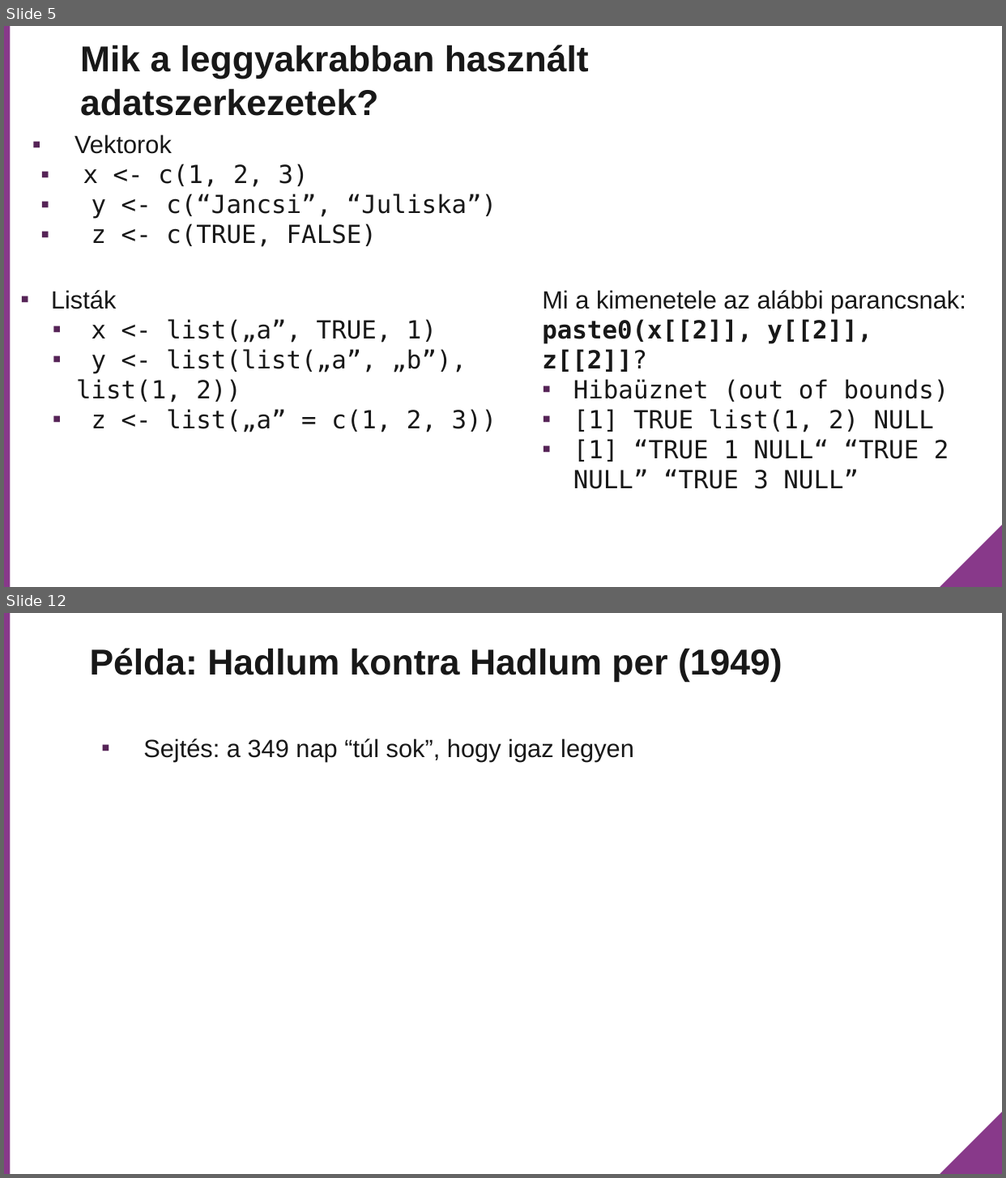
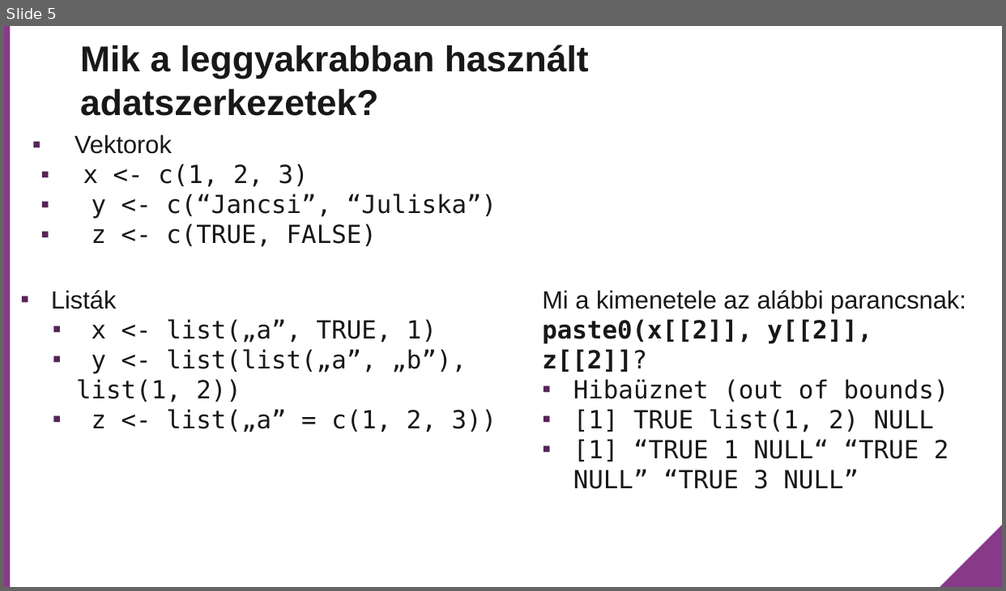
Before and after one commit to rladies/meetup-presentations_budapest, a slide deck: Meetup_2018_03_09/Data structures and loops/ppt/Adatszerkezetek.pptx. Shown one above the other, each under a label of ours: slides 5 and 12 before the commit, slide 5 after it; the slides between them are not shown. The pictures are 1006x1178 and 1006x591 pixels, drawn with LibreOffice and Linux fonts; fonts in the diff are those of the drawing; background and template pictures are left out. Boxes give left, top, right and bottom in pixels: in the first picture for what was removed or moved away, otherwise in the second. Text is boxed around its words. In the diff, an @@ line names an element or a change of style, - is before the commit and + after.

```diff
--- a/Meetup_2018_03_09/Data structures and loops/ppt/Adatszerkezetek.pptx
+++ b/Meetup_2018_03_09/Data structures and loops/ppt/Adatszerkezetek.pptx
@@ slide 12 removed at [4, 613, 1002, 1174], background #FFFFFF; not listed: 2 template elements that a slide beside it also shows @@
@@ title removed at [90, 648, 782, 682] @@
-Példa: Hadlum kontra Hadlum per (1949)
@@ text removed at [143, 739, 634, 761] @@
-▪ Sejtés: a 349 nap “túl sok”, hogy igaz legyen
```
Also in this commit, not shown: 3 slides changed, 1 slide added, 12 other slides removed, 2 other files.
